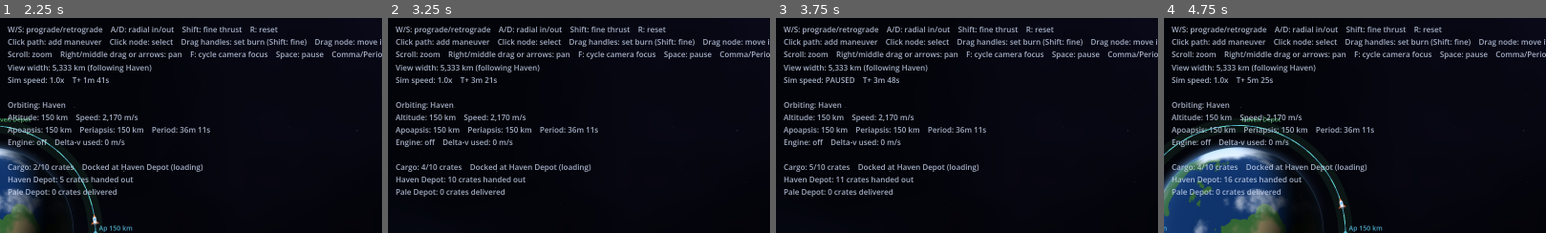
Above: before the commit, frames 1-4 (left to right).
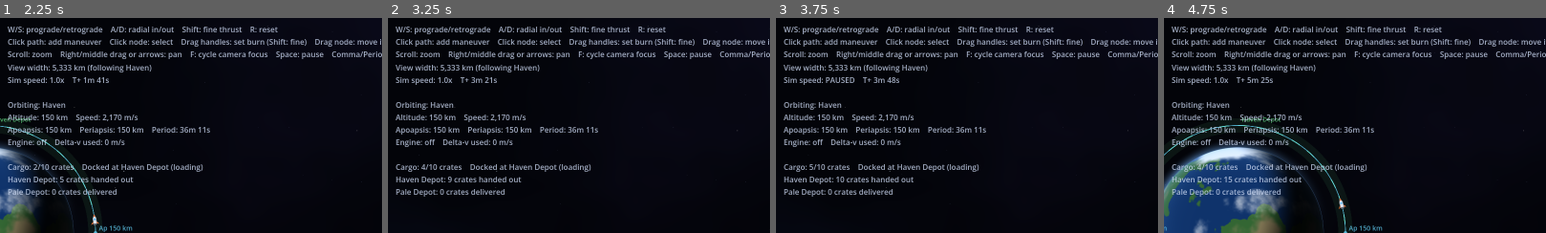
Above: after the commit, the same moments.

Repository: gabrielvotaw/astromation
Game: Godot game, scene res://scenes/main.tscn
The game is run twice, just before and just after one commit, with the same random seed, the same clock (stepped at 60 frames per second) and the same inputs.
Inputs (mouse positions are % of the whole screen's width and height, from its top left):
- Up to frame 1 (2.25 s): tap Enter at 0.5 s; move the mouse to (72, 45) at 0.52 s; hold Right 0.53-1.25 s; tap R at 0.6 s; click (72, 45) at 0.67 s; tap Space at 0.77, 2 s; drag from (30, 55) to (45, 70) at 1.27 s; move the mouse to (60, 28) at 2.02 s; hold Right from 2.03 s (still down); tap X at 2.1 s
- Up to frame 2 (3.25 s): tap R at 2.3 s; release Right at 2.75 s; tap Enter at 2.75 s; drag from (45, 70) to (20, 35) at 2.77 s
- Up to frame 3 (3.75 s): tap Space at 3.5 s; move the mouse to (80, 65) at 3.52 s; hold Left from 3.53 s (still down); hold Shift from 3.53 s (still down)
- Up to frame 4 (4.75 s): tap Space at 3.77 s; tap R at 3.8 s; release Left at 4.25 s; release Shift at 4.25 s; drag from (20, 35) to (35, 25) at 4.27 s
The pictures show only the part of the screen within x 0-50%, y 0-50%; the shares and areas given below are measured in that part.

Frame 1 is identical in both runs. In frame 2, 0.3% of the frame differs, in the area x 15-36%, y 73-77%; in frame 3, less than 0.1%; in frame 4, less than 0.1%.

Commit message:
fix: move crates whole so depot totals never come up one short

Diff:
--- a/scripts/depot.gd
+++ b/scripts/depot.gd
@@ -19,7 +19,7 @@
 @export var color := Color(0.45, 1.0, 0.6, 0.7)
 
 ## Crates handed out (supply) or received (demand) so far.
-var crates_moved := 0.0
+var crates_moved := 0
 
 var _last_time := 0.0
 
@@ -33,30 +33,38 @@
 	return body.radius + altitude
 
 
-func is_docked(ship: Ship) -> bool:
-	if ship.crashed or ship.reference_body != body or ship.engine_output != Vector2.ZERO:
-		return false
-	if not ship.orbit.is_elliptic():
+## Whether an orbit around `around` lies within this depot's docking zone.
+func orbit_matches(around: CelestialBody, orbit: Orbit) -> bool:
+	if around != body or not orbit.is_elliptic():
 		return false
 	var r := orbit_radius()
-	return absf(ship.orbit.periapsis() - r) <= tolerance and absf(ship.orbit.apoapsis() - r) <= tolerance
+	return absf(orbit.periapsis() - r) <= tolerance and absf(orbit.apoapsis() - r) <= tolerance
 
 
-## Docks or undocks the ship and moves crates for `game_seconds` of docked time.
+func is_docked(ship: Ship) -> bool:
+	return not ship.crashed and ship.engine_output == Vector2.ZERO and orbit_matches(ship.reference_body, ship.orbit)
+
+
+## Docks or undocks the ship and moves crates for `game_seconds` of docked time. Crates move whole:
+## one each time a full crate's worth of transfer time has built up.
 func service(ship: Ship, game_seconds: float) -> void:
 	if not is_docked(ship):
 		if ship.docked_at == self:
 			ship.docked_at = null
+			ship.transfer_progress = 0.0
 		return
 	ship.docked_at = self
-	var amount := transfer_rate * game_seconds
-	if kind == Kind.SUPPLY:
-		amount = minf(amount, ship.capacity - ship.cargo)
-		ship.cargo += amount
-	else:
-		amount = minf(amount, ship.cargo)
-		ship.cargo -= amount
-	crates_moved += amount
+	ship.transfer_progress += transfer_rate * game_seconds
+	while ship.transfer_progress >= 1.0 and _can_transfer(ship):
+		ship.transfer_progress -= 1.0
+		ship.cargo += 1 if kind == Kind.SUPPLY else -1
+		crates_moved += 1
+	if not _can_transfer(ship):
+		ship.transfer_progress = 0.0
+
+
+func _can_transfer(ship: Ship) -> bool:
+	return ship.cargo < ship.capacity if kind == Kind.SUPPLY else ship.cargo > 0
 
 
 func _process(_delta: float) -> void:
--- a/scripts/hud.gd
+++ b/scripts/hud.gd
@@ -56,13 +56,13 @@
 	var status := ""
 	if ship.docked_at:
 		var depot := ship.docked_at
-		var busy := ship.cargo < ship.capacity if depot.kind == Depot.Kind.SUPPLY else ship.cargo > 0.0
+		var busy := ship.cargo < ship.capacity if depot.kind == Depot.Kind.SUPPLY else ship.cargo > 0
 		var activity := ("loading" if depot.kind == Depot.Kind.SUPPLY else "unloading") if busy else "done"
 		status = "    Docked at %s (%s)" % [depot.label, activity]
-	lines.append("Cargo: %d/%d crates%s" % [floori(ship.cargo), roundi(ship.capacity), status])
+	lines.append("Cargo: %d/%d crates%s" % [ship.cargo, ship.capacity, status])
 	for depot in get_tree().get_nodes_in_group("depots"):
 		var verb := "handed out" if depot.kind == Depot.Kind.SUPPLY else "delivered"
-		lines.append("%s: %d crates %s" % [depot.label, floori(depot.crates_moved), verb])
+		lines.append("%s: %d crates %s" % [depot.label, depot.crates_moved, verb])
 	return lines
 
 
--- a/scripts/ship.gd
+++ b/scripts/ship.gd
@@ -24,7 +24,7 @@
 ## Engine acceleration in m/s².
 @export var thrust_acceleration := 2.0
 ## Crates the ship can carry.
-@export var capacity := 10.0
+@export var capacity := 10
 @export var hull_color := Color(0.88, 0.9, 0.94)
 @export var accent_color := Color(0.95, 0.45, 0.2)
 @export var window_color := Color(0.35, 0.75, 1.0)
@@ -51,10 +51,11 @@
 var thrust := Vector2.ZERO
 ## World direction the engine pushed this frame, scaled by throttle. Zero when the engine is off.
 var engine_output := Vector2.ZERO
-## Crates on board. Fractional while a depot is mid-transfer.
-var cargo := 0.0
+var cargo := 0
 ## The depot the ship is docked at, or null. Set by Depot.
 var docked_at: Depot
+## How far along the next crate transfer is, from 0 to 1. Managed by Depot.
+var transfer_progress := 0.0
 
 var _last_time := 0.0
 var _next_prediction_time := 0.0
@@ -74,8 +75,9 @@
 	orbit = Orbit.from_state(home_body.mu, Vector2(periapsis, 0.0), Vector2(0.0, -speed), Sim.time)
 	crashed = false
 	delta_v_used = 0.0
-	cargo = 0.0
+	cargo = 0
 	docked_at = null
+	transfer_progress = 0.0
 	maneuvers = []
 	_last_time = Sim.time
 	_predict(Sim.time)
--- a/tests/test_depot.gd
+++ b/tests/test_depot.gd
@@ -18,6 +18,7 @@
 	_test_burning_ship_is_not_docked(ship, haven_depot)
 	_test_wrong_body_is_not_docked(ship, pale_depot)
 	_test_unloads_at_demand_depot(ship, pale_depot, pale)
+	_test_frame_by_frame_round_trip_moves_every_crate(ship, haven_depot, pale_depot, pale)
 
 	host.remove_child(main)
 	main.free()
@@ -26,9 +27,9 @@
 
 func _test_ship_starts_docked_and_loads(ship: Ship, depot: Depot) -> void:
 	ship.reset()
-	depot.service(ship, 40.0)
+	depot.service(ship, 2.1 / depot.transfer_rate)
 	_check("ship starts docked at the Haven depot", ship.docked_at == depot)
-	_check("docked ship loads crates over time", is_equal_approx(ship.cargo, depot.transfer_rate * 40.0))
+	_check("docked ship loads whole crates over time", ship.cargo == 2)
 
 
 func _test_loading_stops_at_capacity(ship: Ship, depot: Depot) -> void:
@@ -64,17 +65,38 @@
 
 func _test_unloads_at_demand_depot(ship: Ship, depot: Depot, pale: CelestialBody) -> void:
 	ship.reset()
-	ship.cargo = 10.0
+	ship.cargo = 10
 	ship.reference_body = pale
 	var r := depot.orbit_radius()
 	ship.orbit = Orbit.from_state(pale.mu, Vector2(r, 0), Vector2(0, -sqrt(pale.mu / r)), Sim.time)
 	var before := depot.crates_moved
-	depot.service(ship, 100.0)
+	depot.service(ship, 5.1 / depot.transfer_rate)
 	_check("docked at the demand depot", ship.docked_at == depot)
-	_check("demand depot unloads crates", is_equal_approx(ship.cargo, 10.0 - depot.transfer_rate * 100.0))
-	_check("demand depot counts delivered crates", is_equal_approx(depot.crates_moved - before, depot.transfer_rate * 100.0))
+	_check("demand depot unloads whole crates", ship.cargo == 5)
+	_check("demand depot counts delivered crates", depot.crates_moved - before == 5)
 	depot.service(ship, 10000.0)
 	_check("unloading stops at empty", ship.cargo == 0.0)
+
+
+## Like the real game: many small transfer steps, one per frame (60 fps at 1x speed).
+func _test_frame_by_frame_round_trip_moves_every_crate(ship: Ship, haven_depot: Depot, pale_depot: Depot, pale: CelestialBody) -> void:
+	ship.reset()
+	var frame_seconds := Sim.BASE_TIME_SCALE / 60.0
+	var handed_out_before := haven_depot.crates_moved
+	for i in 2000:
+		haven_depot.service(ship, frame_seconds)
+	var loaded := floori(ship.cargo)
+	var handed_out := floori(haven_depot.crates_moved - handed_out_before)
+
+	ship.reference_body = pale
+	var r := pale_depot.orbit_radius()
+	ship.orbit = Orbit.from_state(pale.mu, Vector2(r, 0), Vector2(0, -sqrt(pale.mu / r)), Sim.time)
+	var delivered_before := pale_depot.crates_moved
+	for i in 2000:
+		pale_depot.service(ship, frame_seconds)
+	var delivered := floori(pale_depot.crates_moved - delivered_before)
+	_check("frame-by-frame: loads a full 10 crates (got %d, handed out %d)" % [loaded, handed_out], loaded == 10 and handed_out == 10)
+	_check("frame-by-frame: delivers all 10 crates (got %d)" % delivered, delivered == 10)
 
 
 func _check(name: String, passed: bool) -> void:
